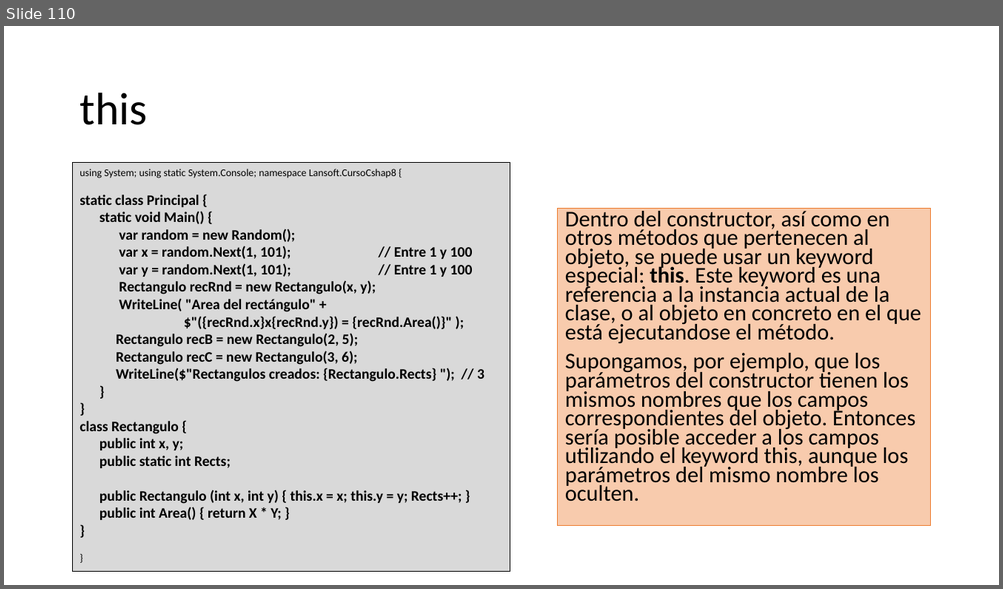
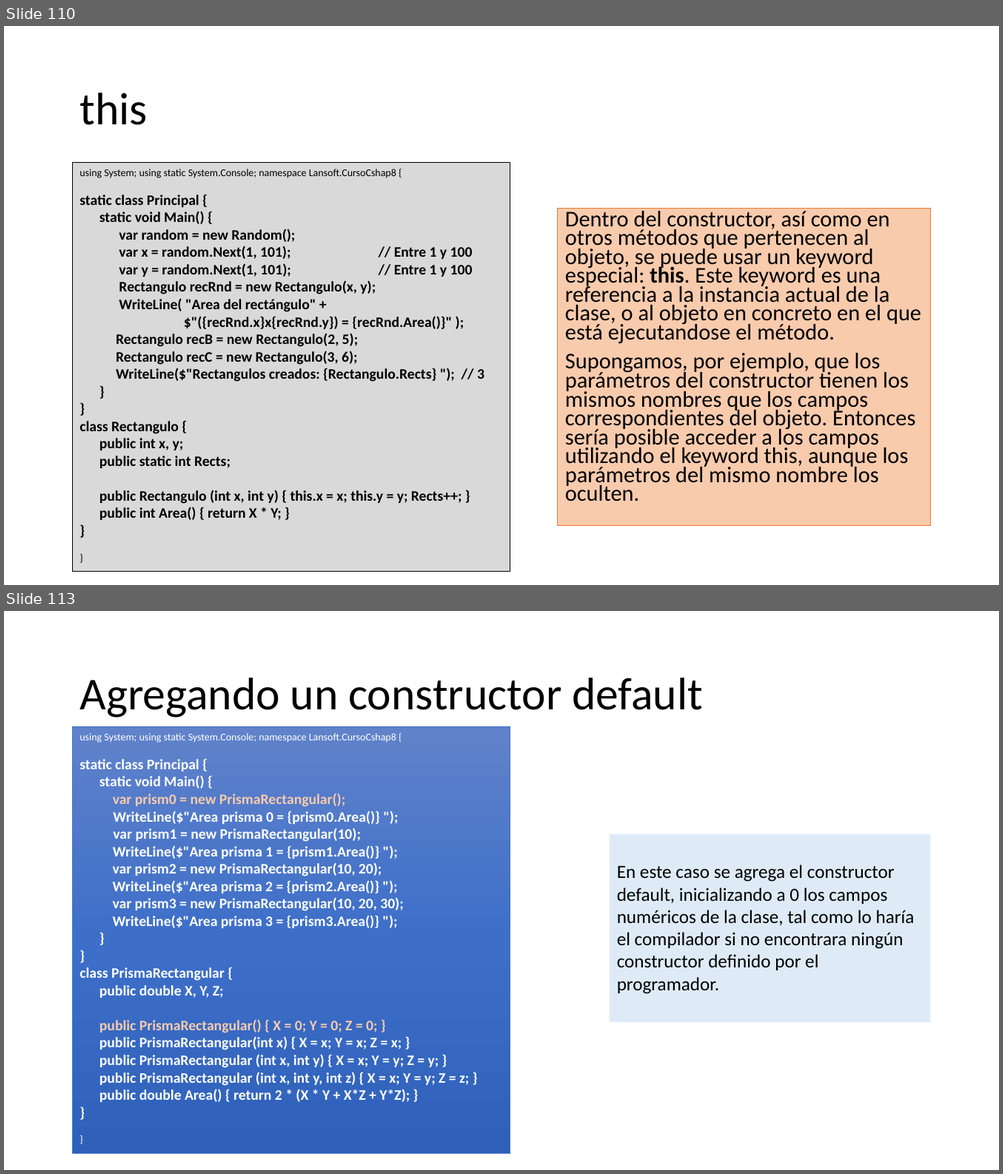
Before and after one commit to AlbertOsinaga/CursoCSharp__8, a slide deck: CSharpQuickReferencia.pptx. Shown one above the other, each under a label of ours: slide 110 before the commit, slides 110 and 113 after it; the slides between them are not shown. The pictures are 1003x589 and 1003x1174 pixels, drawn with LibreOffice and Linux fonts; fonts in the diff are those of the drawing. Boxes give left, top, right and bottom in pixels: in the first picture for what was removed or moved away, otherwise in the second. Text is boxed around its words. In the diff, an @@ line names an element or a change of style, - is before the commit and + after.

```diff
--- a/CSharpQuickReferencia.pptx
+++ b/CSharpQuickReferencia.pptx
@@ slide 113 added at (4,611,999,1170), background #FFFFFF @@
@@ title added at (79,678,703,718), 44 pt, text #000000 @@
+Agregando un constructor default
@@ rectangle added at (73,726,510,1153), fill gradient #6183CB to #3E70CA to #3062BB, outline #4472C4 0.5 pt, 14 pt, text #FFFFFF, bold @@
+using System; using static System.Console; namespace Lansoft.CursoCshap8 {
+static class Principal {
+static void Main() {
+var prism0 = new PrismaRectangular();
+WriteLine($"Area prisma 0 = {prism0.Area()} ");
+var prism1 = new PrismaRectangular(10); WriteLine($"Area prisma 1 = {prism1.Area()} ");
+var prism2 = new PrismaRectangular(10, 20);
+WriteLine($"Area prisma 2 = {prism2.Area()} ");
+var prism3 = new PrismaRectangular(10, 20, 30);
+WriteLine($"Area prisma 3 = {prism3.Area()} ");
+}
+}
+class PrismaRectangular {
+public double X, Y, Z;
+public PrismaRectangular() { X = 0; Y = 0; Z = 0; }
+public PrismaRectangular(int x) { X = x; Y = x; Z = x; }
+public PrismaRectangular (int x, int y) { X = x; Y = y; Z = y; }
+public PrismaRectangular (int x, int y, int z) { X = x; Y = y; Z = z; }
+public double Area() { return 2 * (X * Y + X*Z + Y*Z); }
+}
+}
@@ rectangle added at (609,834,930,1022), fill #DEEBF7, 18 pt, text #000000 @@
+En este caso se agrega el constructor default, inicializando a 0 los campos numéricos de la clase, tal como lo haría el compilador si no encontrara ningún constructor definido por el programador.
```
Also in this commit, not shown: 1 slide changed, 16 other slides added, 3 other files.
